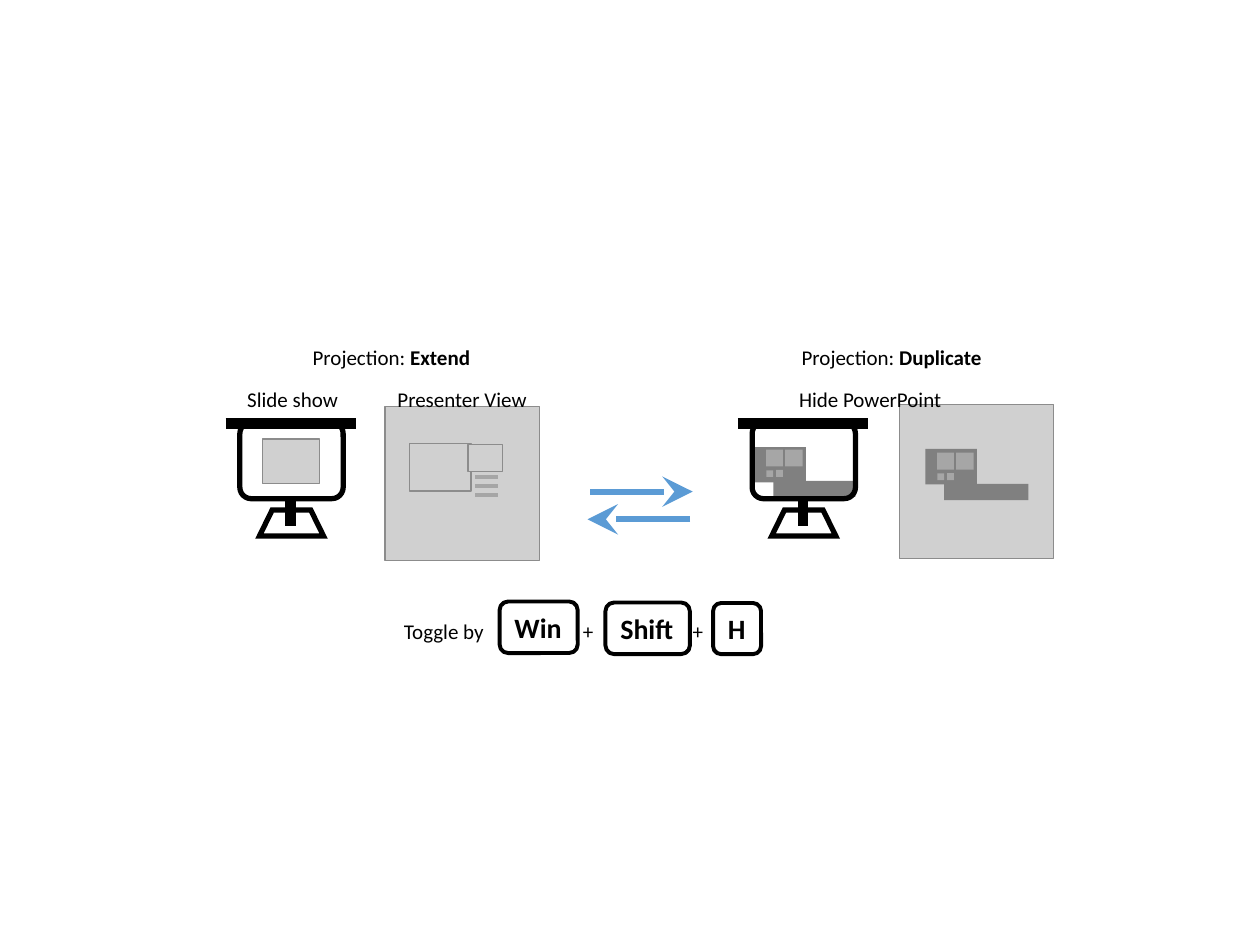
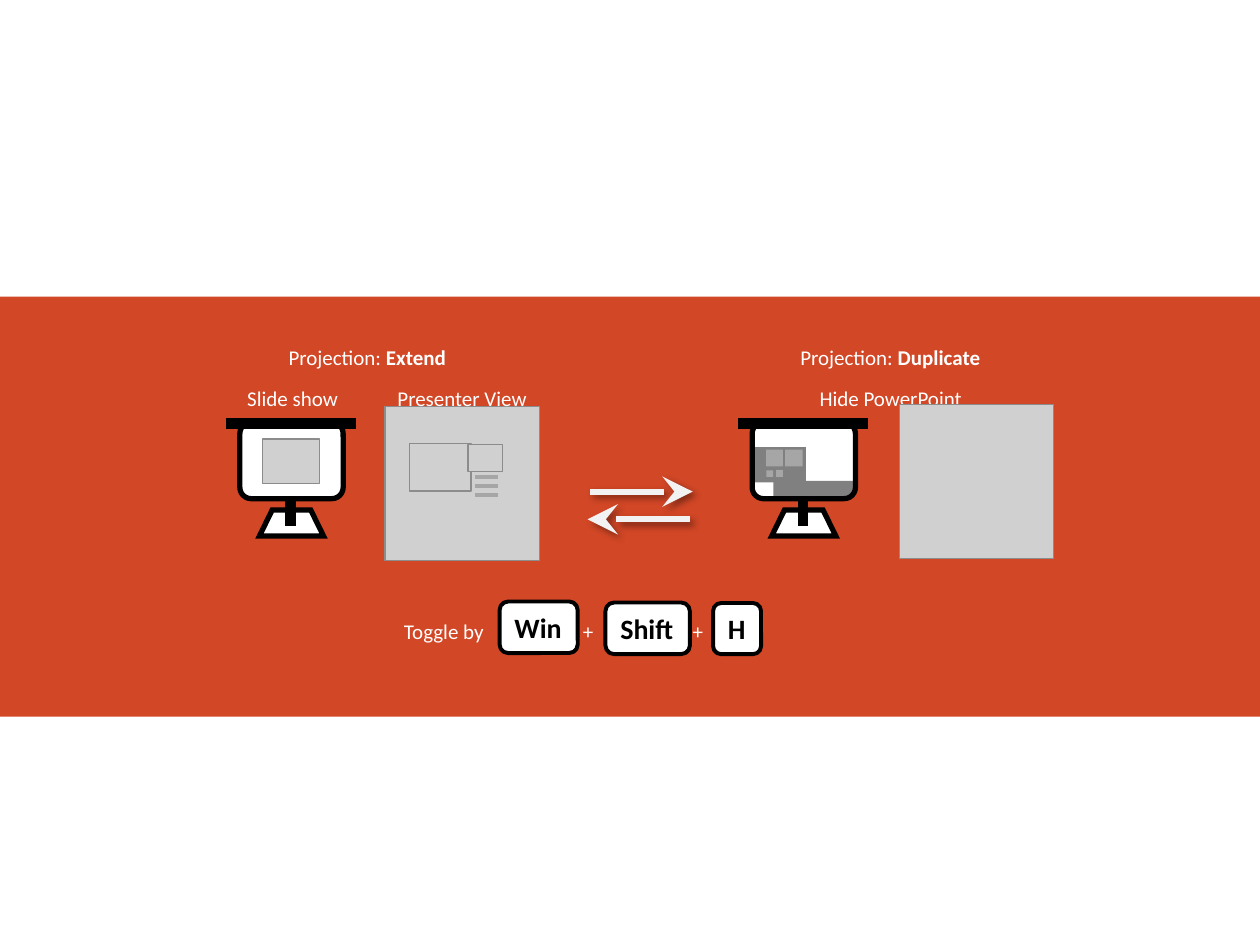
Before and after one commit to jsakamoto/SwitchToDesktopFromSlideshow, a slide deck: slide 1 of .assets/summary.pptx. Drawn at 1260x945 pixels with LibreOffice and Linux fonts; fonts in the diff are those of the drawing; grey boxes stand for pictures; background and template pictures are left out. Boxes give left, top, right and bottom in pixels: in the first picture for what was removed or moved away, otherwise in the second. Text is boxed around its words. In the diff, an @@ line names an element or a change of style, - is before the commit and + after.

```diff
--- a/.assets/summary.pptx
+++ b/.assets/summary.pptx
@@ rectangle added at <box>0,296,1260,716</box>, fill #D24726 @@
@@ text colour #000000 to #FFFFFF in 6 elements at <box>404,624,483,643</box>, <box>800,350,980,369</box>, <box>247,391,338,406</box>, <box>397,391,526,412</box>, <box>820,391,962,412</box>, <box>289,350,446,369</box> @@
@@ text "Projection: Extend": place and size @@
-text "Projection: Extend" at <box>313,350,470,369</box>
+text "Projection: Extend" at <box>289,350,446,369</box>
@@ text "Hide PowerPoint": place and size @@
-text "Hide PowerPoint" at <box>799,392,941,413</box>
+text "Hide PowerPoint" at <box>820,391,962,412</box>
@@ rounded rectangle added at <box>753,426,854,496</box>, fill #FFFFFF @@
@@ group removed at <box>925,449,1028,500</box>: 6 rectangles @@
@@ arrow (590, 491) - (693, 491): stroke #5B9BD5 3.5 pt to #F2F2F2 3.5 pt @@
@@ arrow (690, 519) - (587, 519): stroke #5B9BD5 3.5 pt to #F2F2F2 3.5 pt @@
@@ fill none to #FFFFFF in 3 elements at <box>499,601,577,653</box>, <box>713,604,761,655</box>, <box>606,602,690,654</box> @@
```
Also in this commit, not shown: 1 other slide changed, 23 other files.
